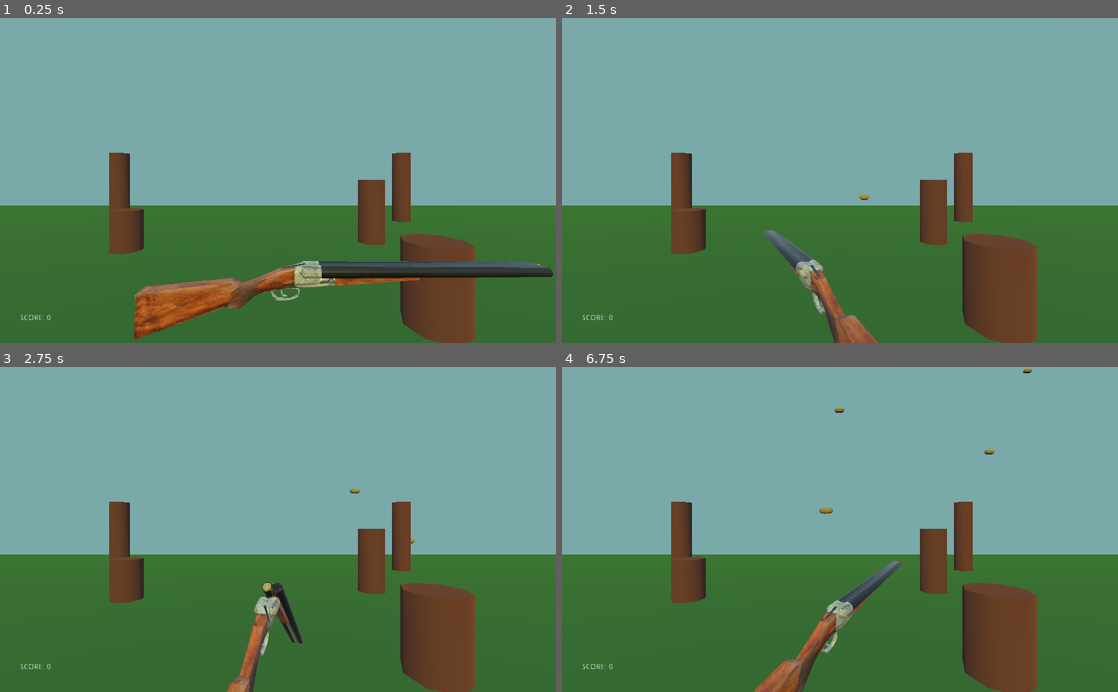
Above: before the commit, frames 1-4 (two rows, left to right).
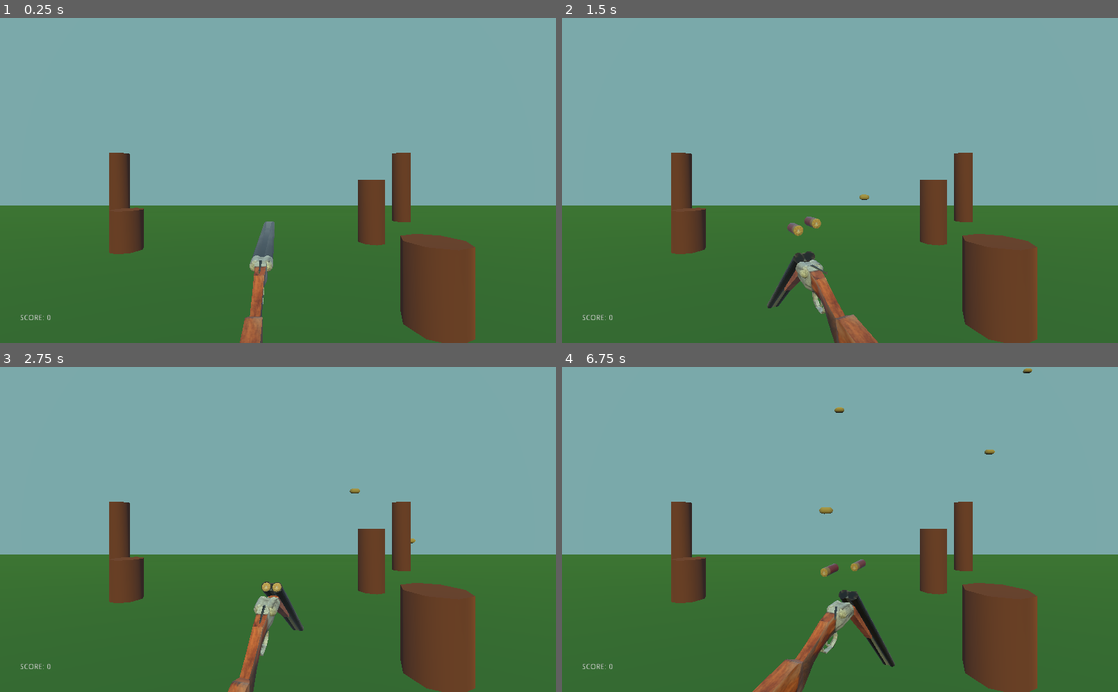
Above: after the commit, the same moments.

Repository: zMenta/CapsuleHunt3D
Game: Godot game, scene res://Main/Main.tscn
Two runs of this game, one before a commit and one after it. Both use one fixed random seed, a clock stepped at 60 frames per second and the inputs below.
Inputs (mouse positions are in pixels of both pictures, inside the frame that each line leads up to):
- Up to frame 1 (0.25 s): no input
- Up to frame 2 (1.5 s): tap Enter at 0.5 s; move the mouse to (962, 164) at 0.52 s; press the mouse at (962, 164) at 0.53 s; tap Space at 1.25 s; move the mouse to (728, 196) at 1.27 s; release the mouse at (728, 196) at 1.28 s; click (728, 196) at 1.35 s
- Up to frame 3 (2.75 s): move the mouse to (333, 458) at 2.02 s; press the mouse at (333, 458) at 2.03 s
- Up to frame 4 (6.75 s): move the mouse to (812, 594) at 2.77 s; release the mouse at (812, 594) at 2.78 s; click (812, 594) at 2.85 s; move the mouse to (1006, 578) at 3.52 s; press the mouse at (1006, 578) at 3.53 s; tap R (reload) at 4.15 s; move the mouse to (673, 480) at 4.27 s; release the mouse at (673, 480) at 4.28 s; click (673, 480) at 4.35 s; move the mouse to (867, 529) at 5.02 s; press the mouse at (867, 529) at 5.03 s; move the mouse to (756, 448) at 5.77 s; release the mouse at (756, 448) at 5.78 s; click (756, 448) at 5.85 s; move the mouse to (962, 513) at 6.52 s; press the mouse at (962, 513) at 6.53 s

The runs differ from the first frame. In frame 1, 6.6% of the frame differs, in the area x 24-100%, y 62-100%; in frame 2, 0.9%; in frame 3, 0.5%; in frame 4, 1.2%.

Commit message:
Improved firing code

Diff:
--- a/DuckHunt3D/Level/Level.tscn
+++ b/DuckHunt3D/Level/Level.tscn
@@ -88,7 +88,7 @@
 light_color = Color( 0.909804, 0.886275, 0.290196, 1 )
 
 [node name="GunPivot" type="Position3D" parent="."]
-transform = Transform( 1, 0, 0, 0, 1, 0, 0, 0, 1, 0, 0.927162, 7.5818 )
+transform = Transform( -4.37114e-08, 0, 1, 0, 1, 0, -1, 0, -4.37114e-08, 0, 0.927162, 7.5818 )
 
 [node name="DoubleBarrelShotgun" parent="GunPivot" instance=ExtResource( 4 )]
 transform = Transform( 4, 0, 0, 0, 4, 0, 0, 0, 4, 0, 0, 0 )
--- a/DuckHunt3D/Player/Gun.gd
+++ b/DuckHunt3D/Player/Gun.gd
@@ -13,8 +13,9 @@
 			fire()
 			$AnimationPlayer.play("fire")
 			ammo -= 1
-		else:
-			reload()
+
+			if ammo <= 0:
+				reload()
 
 
 	if event.is_action_pressed("reload"):
